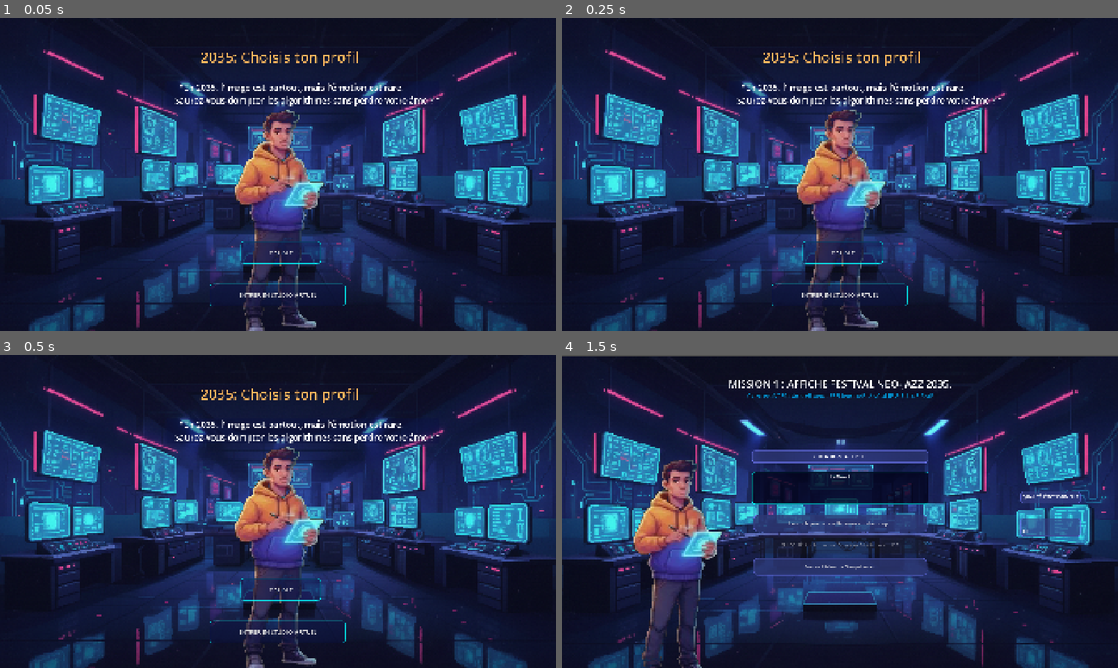
Above: before the commit, frames 1-4 (two rows, left to right).
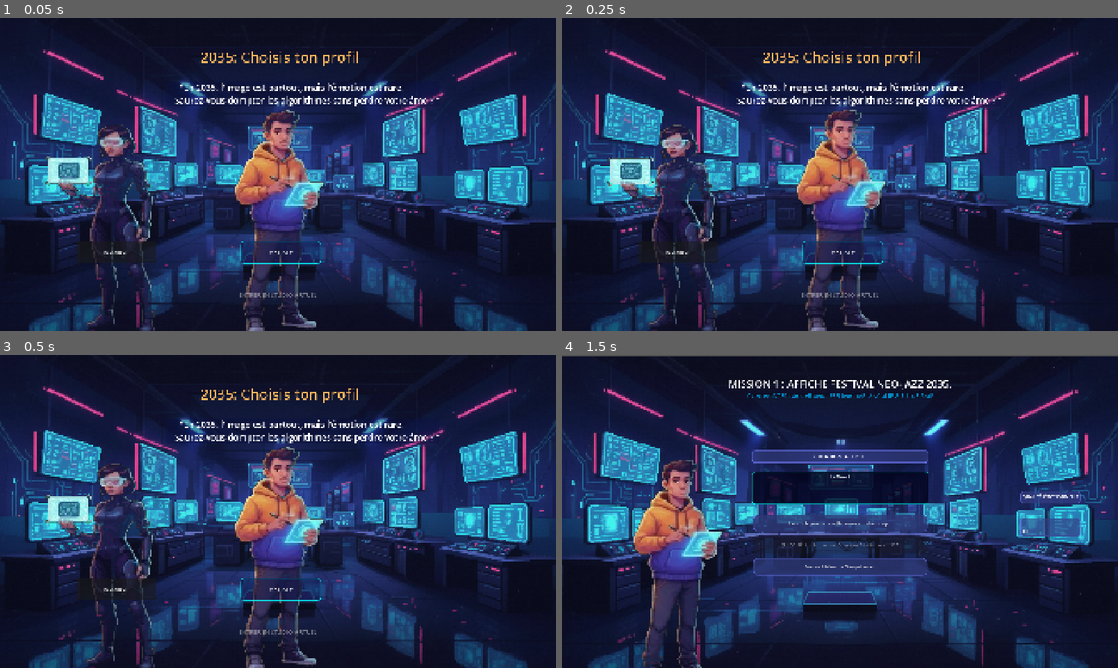
Above: after the commit, the same moments.

Repository: BrasSelva/SeriousGame-Godot-Engine
Game: Godot game, scene res://Scenes/Core/CharacterSelection.tscn
Same seed, same stepped clock (60 frames per second), same inputs: the game is played once before the commit and once after it. This scene is started directly instead of the project's main scene.
Inputs:
- Up to frame 1 (0.05 s): no input
- Up to frame 2 (0.25 s): no input
- Up to frame 3 (0.5 s): no input
- Up to frame 4 (1.5 s): click "ARTISTE" at 0.5 s; click "ENTRER EN STUDIO VIRTUEL" at 1.25 s

The runs differ from the first frame. In frame 1, 3.4% of the frame differs, in the area x 8-63%, y 34-100%; in frame 2, 3.4%; in frame 3, 3.3%; in frame 4, nothing differs.

Commit message:
feat: ajout personnage ingénieur + système sélection persona dynamique

Diff:
--- a/Scenes/Core/CharacterSelection.tscn
+++ b/Scenes/Core/CharacterSelection.tscn
@@ -1,8 +1,10 @@
 [gd_scene format=3 uid="uid://cygxaeiw8pewc"]
 
 [ext_resource type="Script" uid="uid://6kmypjlqhda1" path="res://Scripts/Controllers/CharacterSelection.gd" id="1_qn6g5"]
-[ext_resource type="PackedScene" uid="uid://dtrpl4chqloo2" path="res://Scenes/Core/idle_artiste.tscn" id="3_46ke7"]
+[ext_resource type="PackedScene" uid="uid://cqd2njmmyes5n" path="res://Scenes/Core/idle_artiste.tscn" id="3_46ke7"]
 [ext_resource type="Texture2D" uid="uid://bxodmortvbhxr" path="res://_Assets/Images/backgrounds/background_sci_fi.png" id="3_e40r0"]
+[ext_resource type="PackedScene" uid="uid://d1emk4jdbcs6v" path="res://Scenes/Core/idle_ingenieur.tscn" id="4_46ke7"]
+[ext_resource type="Script" uid="uid://bnk0xnk626g0t" path="res://Scripts/selection_circle.gd" id="5_q7pyh"]
 
 [sub_resource type="StyleBoxLine" id="StyleBoxLine_e40r0"]
 
@@ -70,15 +72,22 @@
 text = "      \"En 2035, l'image est partout, mais l'émotion est rare.
     Saurez-vous dompter les algorithmes sans perdre votre âme ? \""
 
-[node name="VBoxContainer" type="VBoxContainer" parent="." unique_id=1243299193]
+[node name="VBoxContainer" type="HBoxContainer" parent="." unique_id=859150037]
 layout_mode = 0
 offset_left = 690.0
 offset_top = 340.0
 offset_right = 1312.0
 offset_bottom = 915.0
 
-[node name="Node2D" parent="VBoxContainer" unique_id=1972595146 instance=ExtResource("3_46ke7")]
+[node name="HBoxContainer" type="HBoxContainer" parent="VBoxContainer" unique_id=1533460947]
+layout_mode = 2
+
+[node name="Node2D" parent="VBoxContainer/HBoxContainer" unique_id=1972595146 instance=ExtResource("3_46ke7")]
 position = Vector2(276, 320)
+
+[node name="Node2D_Ingenieur" parent="VBoxContainer/HBoxContainer" unique_id=839246555 instance=ExtResource("4_46ke7")]
+position = Vector2(-249, 292)
+script = ExtResource("5_q7pyh")
 
 [node name="ArtisteName" type="Button" parent="." unique_id=757297782]
 layout_mode = 1
@@ -115,3 +124,11 @@
 theme_override_font_sizes/font_size = 20
 theme_override_styles/normal = SubResource("StyleBoxFlat_e40r0")
 text = "ENTRER EN STUDIO VIRTUEL"
+
+[node name="IngenieurName" type="Button" parent="." unique_id=1604741414]
+layout_mode = 0
+offset_left = 263.0
+offset_top = 769.0
+offset_right = 538.0
+offset_bottom = 846.0
+text = "INGENIEUR"
--- a/Scenes/Core/idle_ingenieur.tscn
+++ b/Scenes/Core/idle_ingenieur.tscn
@@ -52,15 +52,17 @@
 "duration": 1.0,
 "texture": ExtResource("12_86s6a")
 }],
-"loop": true,
+"loop": 1,
 "name": &"idle",
 "speed": 12.0
 }]
 
-[node name="Node2D" type="Node2D" unique_id=839246555]
+[node name="Node2D2" type="Node2D" unique_id=839246555]
 
 [node name="AnimatedSprite2D" type="AnimatedSprite2D" parent="." unique_id=198138642]
+position = Vector2(-64.625015, 90.37502)
+scale = Vector2(2.3328948, 1.9655001)
 sprite_frames = SubResource("SpriteFrames_du240")
 animation = &"idle"
 frame = 3
-frame_progress = 0.32559633
+frame_progress = 0.81794345
--- a/Scripts/Autoloads/GameManager.gd
+++ b/Scripts/Autoloads/GameManager.gd
@@ -4,12 +4,14 @@
 var current_user_id: String = ""
 var missions_terminees: Array = []
 
-# NOUVEAU : Le traducteur d'identifiants pour Supabase !
 var scenarios_uuids = {
-	1: "a7700388-f339-4637-8127-63c1a95d7ac8", # Ta mission 1 (Affiche)
-	2: "1817f4bb-a79b-4034-87e6-e39de3c9caad",  # <-- À remplacer
-	3: "d72b4517-7288-4d3b-9e2a-3d6e296a60f3"   # <-- À remplacer
+	1: "a7700388-f339-4637-8127-63c1a95d7ac8",
+	2: "1817f4bb-a79b-4034-87e6-e39de3c9caad",
+	3: "d72b4517-7288-4d3b-9e2a-3d6e296a60f3"
 }
+
+# --- PERSONA SÉLECTIONNÉ ---
+var current_persona: String = "" # Vide par défaut — doit être défini avant de lancer le jeu
 
 # --- STATISTIQUES ---
 var human_score: int = 50
@@ -42,6 +44,7 @@
 	ai_score = 50
 	quality_score = 0
 	time_left = 4
+	unlocked_skills = []
 	print("🔄 Stats réinitialisées pour la mission ", current_mission)
 
 func next_mission():
@@ -50,12 +53,20 @@
 	print("➡️ Passage à la mission ", current_mission)
 
 func get_scenario_path() -> String:
-	match current_mission:
-		1:
-			return "res://Data/scenario_youcef.json"
-		2:
-			return "res://Data/scenario_mission2_artiste.json"
-		3:
-			return "res://Data/scenario_mission3_artiste.json"
-		_:
-			return "res://Data/scenario_youcef.json"
+	match current_persona:
+		"artiste":
+			match current_mission:
+				1: return "res://Data/scenario_youcef.json"
+				2: return "res://Data/scenario_mission2_artiste.json"
+				3: return "res://Data/scenario_mission3_artiste.json"
+		"ingenieur":
+			match current_mission:
+				1: return "res://Data/scenario_mission1_ingenieur.json"
+				2: return "res://Data/scenario_mission2_ingenieur.json"
+				3: return "res://Data/scenario_mission3_ingenieur.json"
+		"consultant":
+			match current_mission:
+				1: return "res://Data/scenario_mission1_consultant.json"
+				2: return "res://Data/scenario_mission2_consultant.json"
+				3: return "res://Data/scenario_mission3_consultant.json"
+	return ""
--- a/Scripts/Controllers/CharacterSelection.gd
+++ b/Scripts/Controllers/CharacterSelection.gd
@@ -1,35 +1,65 @@
 extends Control
 
-# Les chemins sont corrigés et mis à jour !
 @onready var play_button = $PlayButton
 @onready var artiste_button = $ArtisteName
-@onready var perso_youcef = $VBoxContainer/Node2D
+@onready var ingenieur_button = $IngenieurName
+@onready var perso_youcef = $VBoxContainer/HBoxContainer/Node2D
+@onready var perso_ingenieur = $VBoxContainer/HBoxContainer/Node2D_Ingenieur
 
 func _ready():
-	# Connexion du bouton Play
 	if play_button:
 		play_button.pressed.connect(_on_play_button_pressed)
+		play_button.disabled = true
 
-	# Connexion du bouton Artiste
 	if artiste_button:
 		artiste_button.pressed.connect(_on_artiste_button_pressed)
 
-	# Lancement de l'animation Idle au démarrage
+	if ingenieur_button:
+		ingenieur_button.pressed.connect(_on_ingenieur_button_pressed)
+
+	# Animation idle Artiste
 	if perso_youcef and perso_youcef.has_node("AnimatedSprite2D"):
 		perso_youcef.get_node("AnimatedSprite2D").play("idle")
-		print("Youcef est animé !")
+		print("Artiste est animé !")
+
+	# Animation idle Ingénieur
+	if perso_ingenieur and perso_ingenieur.has_node("AnimatedSprite2D"):
+		perso_ingenieur.get_node("AnimatedSprite2D").play("idle")
+		print("Ingénieur est animé !")
+
+func _deselect_all():
+	if perso_youcef and perso_youcef.has_method("deselect"):
+		perso_youcef.deselect()
+	if perso_ingenieur and perso_ingenieur.has_method("deselect"):
+		perso_ingenieur.deselect()
 
 func _on_artiste_button_pressed():
 	print("Personnage Artiste sélectionné !")
-
-	# On lance l'animation du cercle dessiné
+	GameManager.current_persona = "artiste"
+	GameManager.current_mission = 1
+	play_button.disabled = false
+	_deselect_all()
 	if perso_youcef and perso_youcef.has_method("select"):
 		perso_youcef.select()
 	else:
-		print("❌ ALERTE : Le script du cercle n'est pas attaché à Youcef !")
+		print("❌ ALERTE : Le script du cercle n'est pas attaché à l'Artiste !")
+
+func _on_ingenieur_button_pressed():
+	print("Personnage Ingénieur sélectionné !")
+	GameManager.current_persona = "ingenieur"
+	GameManager.current_mission = 1
+	play_button.disabled = false
+	_deselect_all()
+	if perso_ingenieur and perso_ingenieur.has_method("select"):
+		perso_ingenieur.select()
+	else:
+		print("❌ ALERTE : Le script du cercle n'est pas attaché à l'Ingénieur !")
 
 func _on_play_button_pressed():
-	print("Lancement du jeu !")
+	if GameManager.current_persona == "":
+		print("❌ Aucun personnage sélectionné !")
+		return
+	print("Lancement du jeu ! Persona : ", GameManager.current_persona)
 	GameManager.human_score = 50
 	GameManager.ai_score = 50
 	GameManager.time_left = 4
--- a/project.godot
+++ b/project.godot
@@ -12,7 +12,7 @@
 
 config/name="YouAndAI_SeriousGame"
 run/main_scene="uid://dadqmrq6wt4va"
-config/features=PackedStringArray("4.6", "GL Compatibility")
+config/features=PackedStringArray("4.7", "GL Compatibility")
 config/icon="uid://crmirahdrsg1a"
 
 [autoload]
Not shown: 1 places in Scenes/Core/arms_cross_artiste.tscn that only renumber resources
